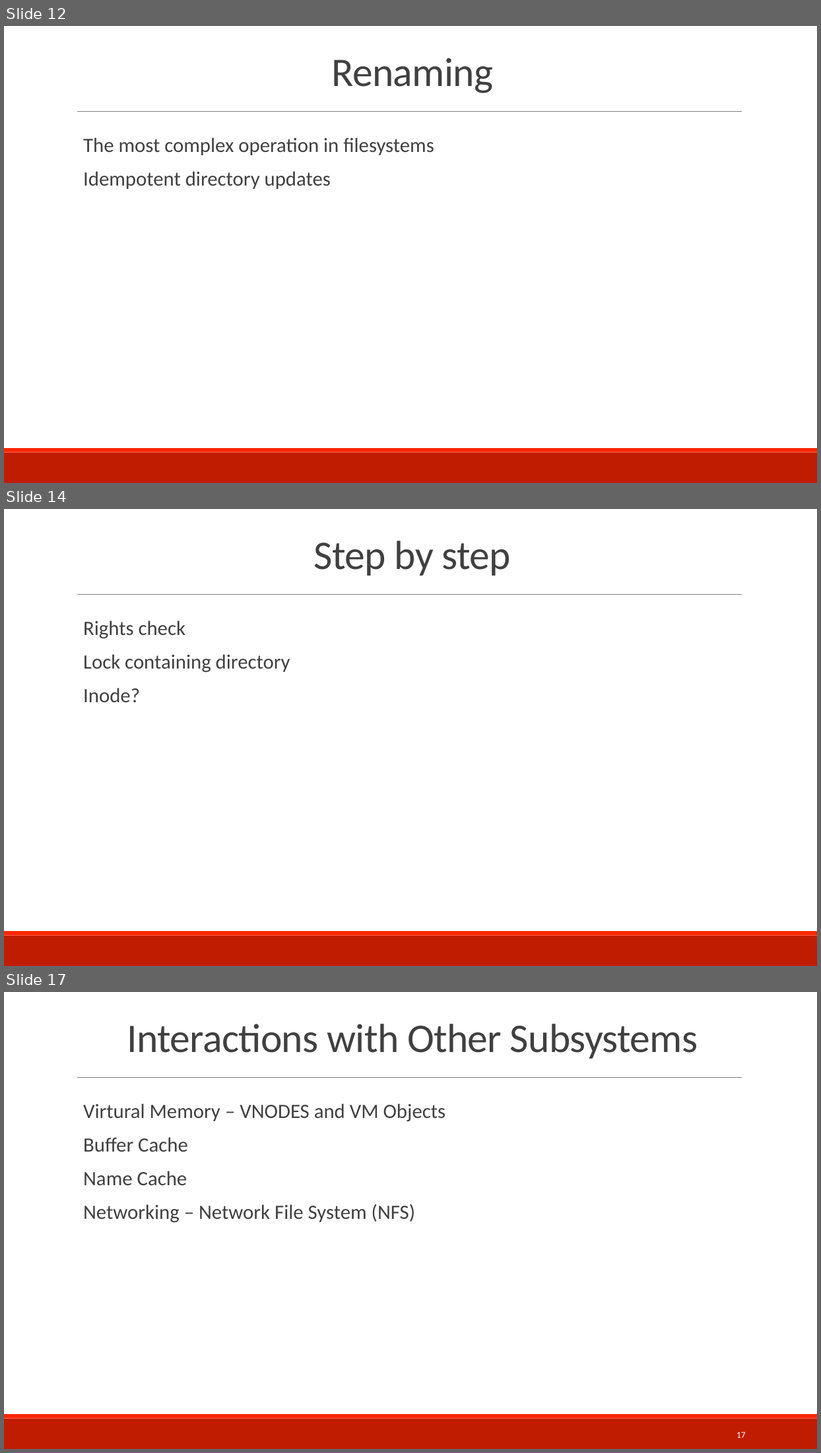
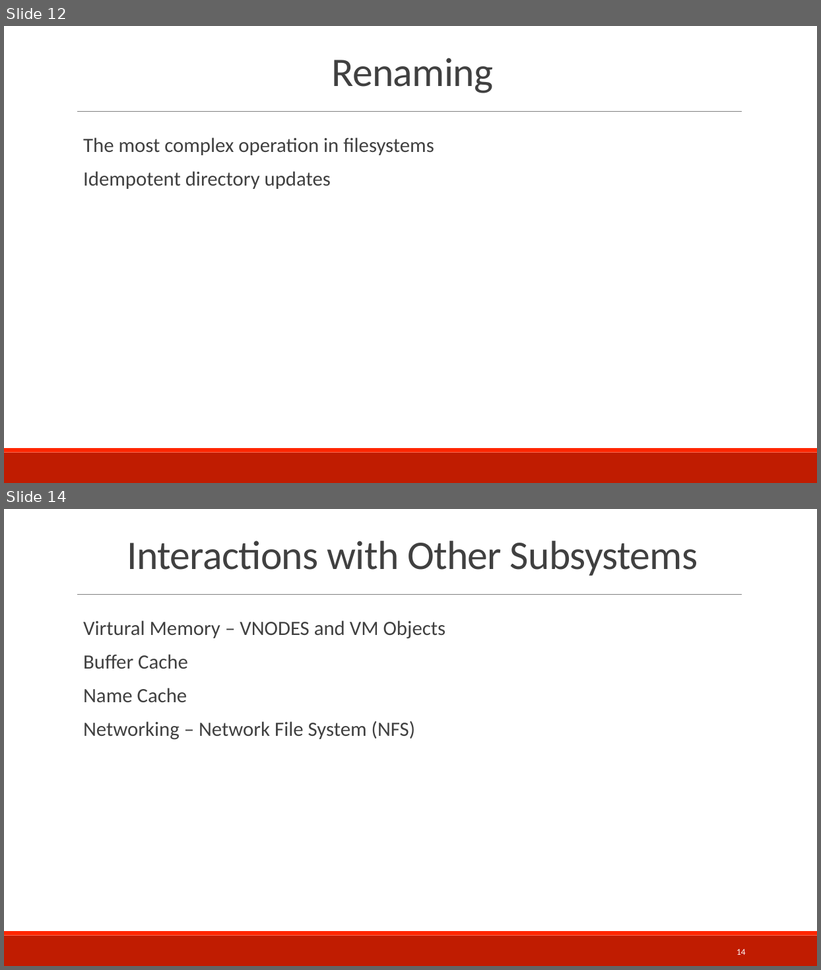
Before and after one commit to teachbsd/course, a slide deck: undergraduate/lectures/storage.pptx. Shown one above the other, each under a label of ours: slides 12, 14 and 17 before the commit, slides 12 and 14 after it; the slides between them are not shown. The pictures are 821x1453 and 821x970 pixels, drawn with LibreOffice and Linux fonts; fonts in the diff are those of the drawing; background and template pictures are left out. Boxes give left, top, right and bottom in pixels: in the first picture for what was removed or moved away, otherwise in the second. Text is boxed around its words. In the diff, an @@ line names an element or a change of style, - is before the commit and + after.

```diff
--- a/undergraduate/lectures/storage.pptx
+++ b/undergraduate/lectures/storage.pptx
@@ slide 14 removed at (x1=4, y1=509, x2=817, y2=966), background #FFFFFF; not listed: 3 template elements that a slide beside it also shows @@
@@ title removed at (x1=314, y1=541, x2=511, y2=576) @@
-Step by step
@@ text removed at (x1=83, y1=621, x2=290, y2=702) @@
-  Rights check
-  Lock containing directory
-  Inode?
@@ what was slide 17 is now slide 14 @@
@@ page number at (x1=737, y1=949, x2=746, y2=955): text changed @@
-17
+14
```
Also in this commit, not shown: 5 slides changed, 3 other slides removed.
